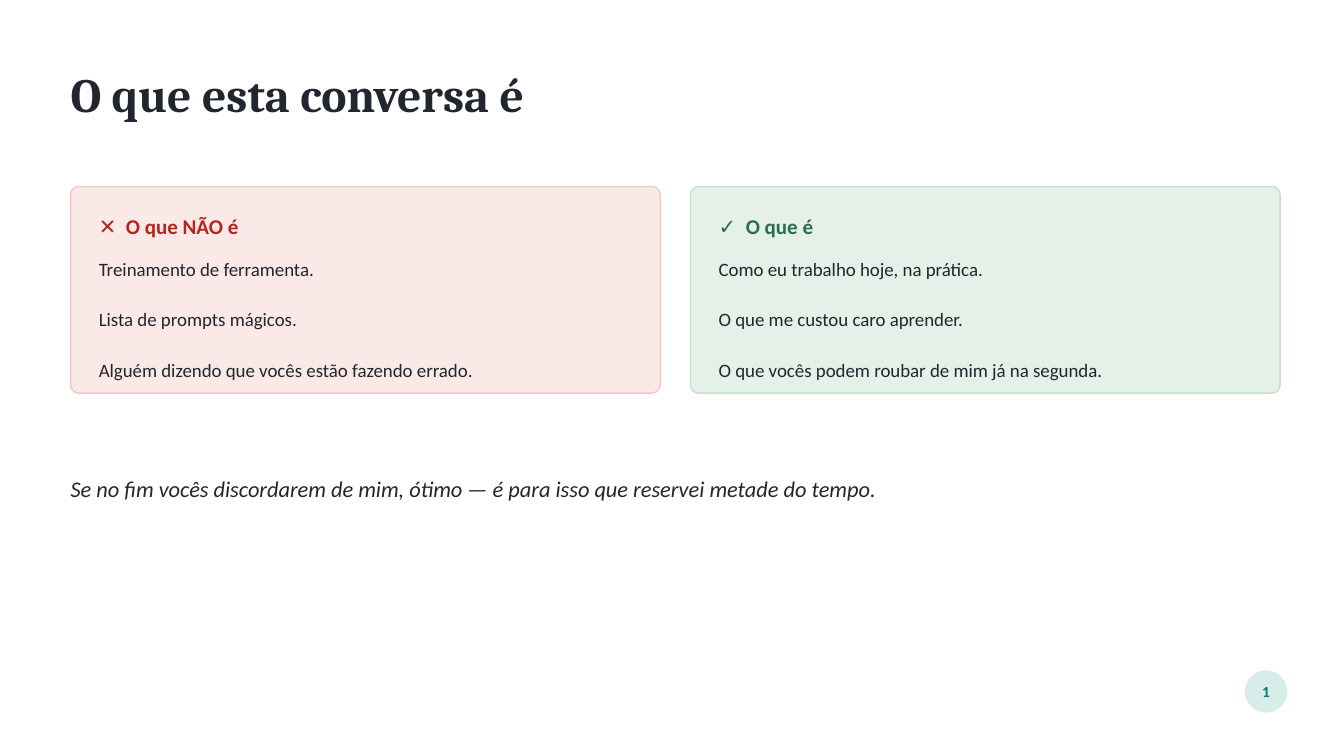
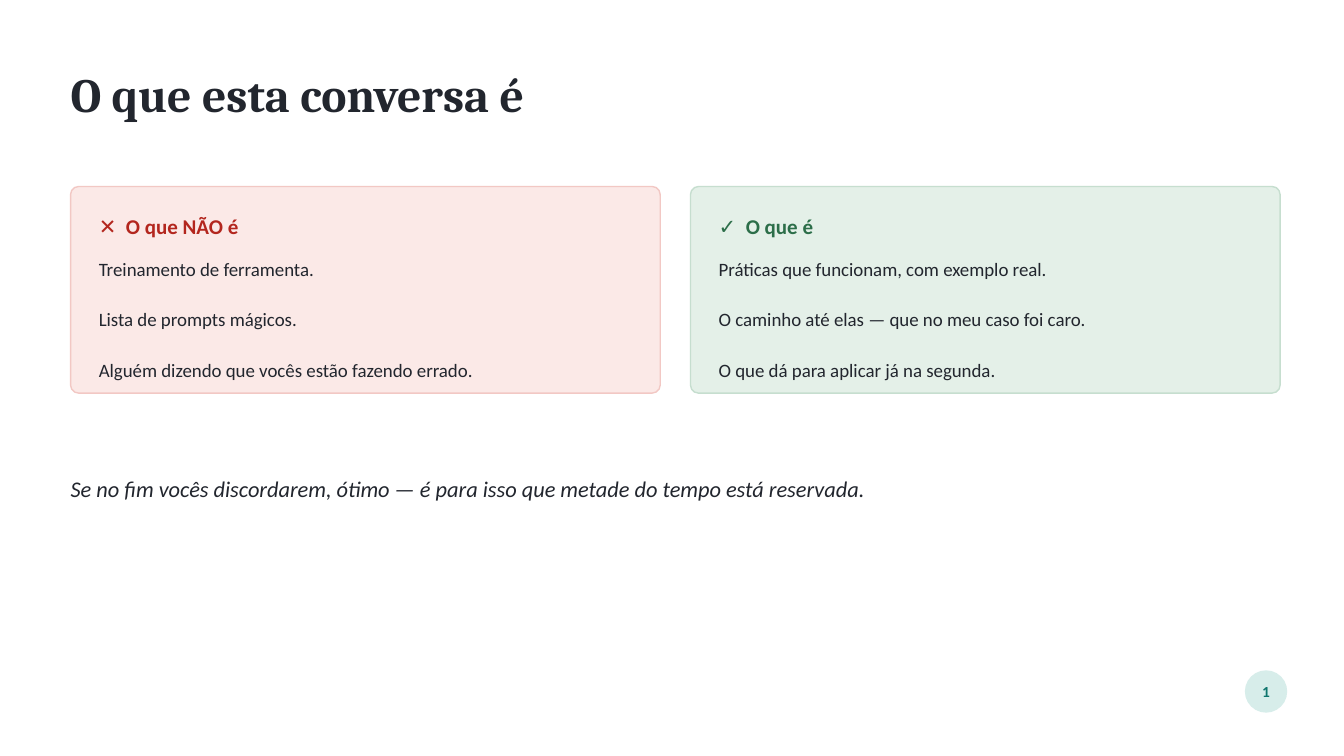
Before and after one commit to devdiasbr/boas-praticas-ia, a slide deck: slide 2 of apresentacao/como-eu-uso-ia.pptx. Drawn at 1344x756 pixels with LibreOffice and Linux fonts; fonts in the diff are those of the drawing. Boxes give left, top, right and bottom in pixels: in the first picture for what was removed or moved away, otherwise in the second. Text is boxed around its words. In the diff, an @@ line names an element or a change of style, - is before the commit and + after.

```diff
--- a/apresentacao/como-eu-uso-ia.pptx
+++ b/apresentacao/como-eu-uso-ia.pptx
@@ text at (719, 263, 1086, 381): text changed @@
-Como eu trabalho hoje, na prática.
-O que me custou caro aprender.
-O que vocês podem roubar de mim já na segunda.
+Práticas que funcionam, com exemplo real.
+O caminho até elas — que no meu caso foi caro.
+O que dá para aplicar já na segunda.
@@ text at (71, 481, 865, 501): text changed @@
-Se no fim vocês discordarem de mim, ótimo — é para isso que reservei metade do tempo.
+Se no fim vocês discordarem, ótimo — é para isso que metade do tempo está reservada.
```
Also in this commit, not shown: 21 other slides changed, 1 other file.
